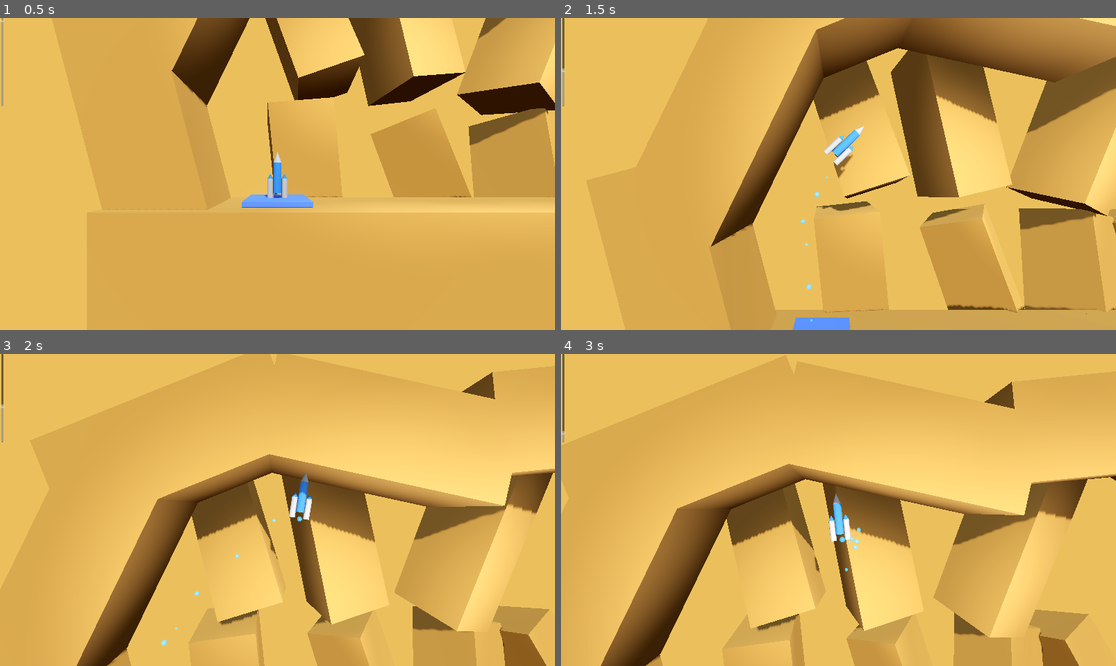
Above: before the commit, frames 1-4 (two rows, left to right).
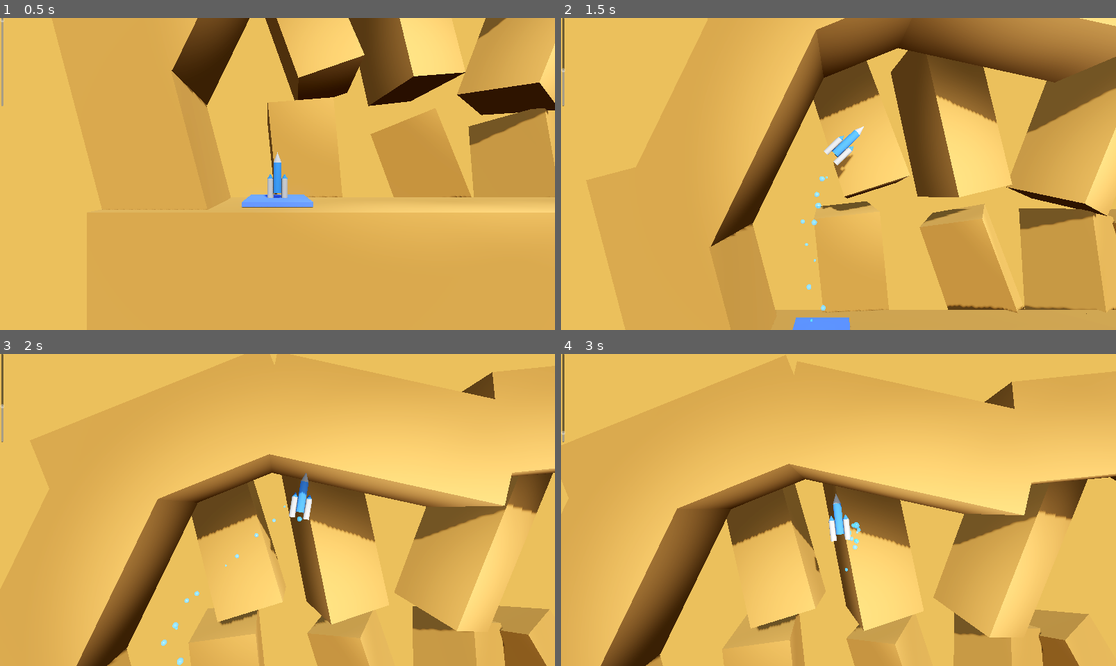
Above: after the commit, the same moments.

Repository: OutwardLightStudio/nexus
Game: Godot game, scene res://levels/level.tscn
Two runs of this game, one before a commit and one after it. Both use one fixed random seed, a clock stepped at 60 frames per second and the inputs below.
Inputs:
- Up to frame 1 (0.5 s): no input
- Up to frame 2 (1.5 s): hold D (rotate_right) 0.53-1.28 s; tap E (boost) at 0.6, 1.35 s; hold A (rotate_left) from 1.28 s (still down)
- Up to frame 3 (2 s): keep holding A (rotate_left)
- Up to frame 4 (3 s): release A (rotate_left) at 2.03 s; hold D (rotate_right) 2.03-2.78 s; tap E (boost) at 2.1, 2.85 s; hold Space (thrust) from 2.78 s (still down)

Frame 1 is identical in both runs. In frame 2, less than 0.1% of the frame differs, in the area x 45-48%, y 50-94%; in frame 3, less than 0.1%, in the area x 31-52%, y 48-100%; in frame 4, less than 0.1%.

Commit message:
Consolidate effects

Diff:
--- a/scenes/player/effects_controller.gd
+++ b/scenes/player/effects_controller.gd
@@ -2,10 +2,15 @@
 class_name EffectsController
 
 @onready var parent: RocketController = get_parent() as RocketController
+
+# Main particle systems
 @onready var explosion_particles: GPUParticles3D = $ExplosionBubbles
 @onready var success_particles: GPUParticles3D = $SuccessBubbles
-@onready var booster_particles: GPUParticles3D = parent.booster_particles
+@onready var main_booster_particles: GPUParticles3D = $BoosterBubblesCenter
+@onready var left_booster_particles: GPUParticles3D = $BoosterBubblesLeft
+@onready var right_booster_particles: GPUParticles3D = $BoosterBubblesRight
 
+# Audio systems
 @onready var explosion_sound: AudioStreamPlayer3D = $ExplosionAudio
 @onready var success_sound: AudioStreamPlayer3D = $SuccessAudio
 @onready var bubbles_sound: AudioStreamPlayer3D = $BubblesAudio
@@ -15,18 +20,21 @@
 	connect_signals()
 
 func connect_signals():
-		if parent:
-			parent.crashed.connect(_on_crashed)
-			parent.crash_ended.connect(_on_crash_ended)
-			parent.level_finished.connect(_on_level_finished)
-			parent.landing_state_changed.connect(_on_landing_state_changed)
+	if parent:
+		parent.crashed.connect(_on_crashed)
+		parent.crash_ended.connect(_on_crash_ended)
+		parent.level_finished.connect(_on_level_finished)
+		parent.landing_state_changed.connect(_on_landing_state_changed)
+		parent.movement.boost_activated.connect(_on_boost_activated)
 
+# Crash effects
 func _on_crashed():
 	play_explosion()
 
 func _on_crash_ended():
 	stop_explosion_effects()
 
+# Success effects
 func _on_level_finished():
 	play_success_particles()
 	play_success_sound()
@@ -35,9 +43,19 @@
 	if not on_pad:
 		stop_success_effects()
 
-func _on_boost_requested():
+# Movement effects
+func _on_boost_activated():
 	play_boost_effects()
 
+func update_thrust_effects(is_thrusting: bool):
+	main_booster_particles.emitting = is_thrusting
+	bubbles_sound.playing = is_thrusting
+
+func update_rotation_effects(rotation_direction: float):
+	left_booster_particles.emitting = rotation_direction < 0
+	right_booster_particles.emitting = rotation_direction > 0
+
+# Effect control methods
 func play_explosion():
 	explosion_particles.emitting = true
 	explosion_sound.play()
@@ -55,5 +73,5 @@
 	success_particles.emitting = false
 
 func play_boost_effects():
-	booster_particles.emitting = true
+	main_booster_particles.emitting = true
 	bubbles_sound.play()
--- a/scenes/player/movement_controller.gd
+++ b/scenes/player/movement_controller.gd
@@ -4,8 +4,6 @@
 signal boost_activated
 
 @onready var parent: RocketController = get_parent() as RocketController
-@onready var left_booster: GPUParticles3D = $BoosterBubblesLeft
-@onready var right_booster: GPUParticles3D = $BoosterBubblesRight
 
 # Boost-related state
 var boost_timer: float = 0.0
@@ -30,9 +28,11 @@
 
 # Primary movement processing methods
 func process_thrust(delta: float) -> void:
-	# Only allow regular thrust when not boosting
 	if not is_boost_active:
-		parent.is_thrusting = Input.is_action_pressed("thrust") and parent.current_fuel > 0.0
+		var should_thrust = Input.is_action_pressed("thrust") and parent.current_fuel > 0.0
+		if parent.is_thrusting != should_thrust:
+			parent.is_thrusting = should_thrust
+			parent.effects.update_thrust_effects(should_thrust)
 
 		if parent.is_thrusting:
 			apply_thrust_force(delta)
@@ -52,7 +52,7 @@
 	if rotation_direction != 0:
 		apply_rotation(rotation_direction, delta)
 
-	update_rotation_visuals(rotation_direction)
+	parent.effects.update_rotation_effects(rotation_direction)
 
 # Thrust-related methods
 func apply_thrust_force(delta: float) -> void:
@@ -111,9 +111,6 @@
 	var torque_amount = parent.torque * delta * rotation_direction
 	parent.apply_torque(Vector3(0, 0, torque_amount))
 
-func update_rotation_visuals(rotation_direction: float) -> void:
-	left_booster.emitting = rotation_direction < 0
-	right_booster.emitting = rotation_direction > 0
 
 # Shared physics helper methods
 func calculate_dampened_force(base_force: float, max_speed: float, current_speed: float) -> float:
--- a/scenes/player/player.tscn
+++ b/scenes/player/player.tscn
@@ -13,6 +13,101 @@
 [ext_resource type="Material" uid="uid://yq2ywrvw8k7y" path="res://materials/ship_blue.tres" id="8_5sakl"]
 [ext_resource type="PackedScene" uid="uid://bds3pc6arkgvv" path="res://scenes/fuel_slider.tscn" id="8_o0vq7"]
 [ext_resource type="Script" path="res://scenes/player/effects_controller.gd" id="11_smcew"]
+
+[sub_resource type="CylinderMesh" id="CylinderMesh_6iyt0"]
+
+[sub_resource type="CylinderShape3D" id="CylinderShape3D_sg736"]
+height = 1.2
+
+[sub_resource type="CylinderShape3D" id="CylinderShape3D_bc2uk"]
+height = 0.71
+radius = 0.21
+
+[sub_resource type="SphereShape3D" id="SphereShape3D_i81y8"]
+radius = 0.21
+
+[sub_resource type="CylinderMesh" id="CylinderMesh_60h71"]
+material = ExtResource("8_5sakl")
+top_radius = 0.2
+bottom_radius = 0.2
+height = 1.5
+
+[sub_resource type="CylinderMesh" id="CylinderMesh_w3dbl"]
+top_radius = 0.0
+bottom_radius = 0.2
+height = 0.5
+
+[sub_resource type="CylinderMesh" id="CylinderMesh_yb2x7"]
+top_radius = 0.15
+bottom_radius = 0.15
+height = 1.0
+
+[sub_resource type="CylinderMesh" id="CylinderMesh_ak0p8"]
+material = ExtResource("8_5sakl")
+top_radius = 0.0
+bottom_radius = 0.15
+height = 0.25
+
+[sub_resource type="ParticleProcessMaterial" id="ParticleProcessMaterial_2kl54"]
+emission_shape = 1
+emission_sphere_radius = 0.5
+angle_min = 1.07288e-05
+angle_max = 353.1
+spread = 180.0
+initial_velocity_min = 5.0
+initial_velocity_max = 8.0
+angular_velocity_min = -90.0
+angular_velocity_max = 90.0
+gravity = Vector3(0, -0.5, 0)
+scale_min = 0.3
+scale_max = 1.2
+turbulence_enabled = true
+turbulence_noise_strength = 0.5
+turbulence_noise_scale = 2.0
+collision_mode = 1
+collision_friction = 0.3
+collision_bounce = 0.5
+
+[sub_resource type="SphereMesh" id="SphereMesh_ng0vx"]
+material = ExtResource("4_g7o3v")
+
+[sub_resource type="Gradient" id="Gradient_veyk7"]
+offsets = PackedFloat32Array(0.00414938, 0.060166, 0.948133, 0.987552)
+colors = PackedColorArray(0.3, 0.3, 1, 0, 1, 0.136807, 0.812017, 1, 0.887708, 0.862048, 0, 1, 0.3, 0.5, 1, 0)
+
+[sub_resource type="GradientTexture1D" id="GradientTexture1D_fvel2"]
+gradient = SubResource("Gradient_veyk7")
+
+[sub_resource type="Curve" id="Curve_t8owi"]
+_data = [Vector2(0, 0), 0.0, 0.0, 0, 0, Vector2(0.314815, 1), -0.0754285, -0.0754285, 0, 0, Vector2(0.842593, 0.973569), -0.150962, -0.150962, 0, 0, Vector2(1, 0.0179856), -5.90124, 0.0, 0, 0]
+point_count = 4
+
+[sub_resource type="CurveTexture" id="CurveTexture_hkuig"]
+curve = SubResource("Curve_t8owi")
+
+[sub_resource type="ParticleProcessMaterial" id="ParticleProcessMaterial_vrcvt"]
+lifetime_randomness = 0.33
+emission_shape = 1
+emission_sphere_radius = 0.5
+direction = Vector3(0, 1, 0)
+initial_velocity_min = 2.0
+initial_velocity_max = 3.0
+gravity = Vector3(0, -0.5, 0)
+scale_curve = SubResource("CurveTexture_hkuig")
+color_ramp = SubResource("GradientTexture1D_fvel2")
+collision_mode = 1
+collision_friction = 0.0
+collision_bounce = 0.0
+
+[sub_resource type="StandardMaterial3D" id="StandardMaterial3D_82jvj"]
+transparency = 1
+vertex_color_use_as_albedo = true
+albedo_color = Color(1, 1, 1, 0.7)
+
+[sub_resource type="SphereMesh" id="SphereMesh_ifw7w"]
+material = SubResource("StandardMaterial3D_82jvj")
+radius = 0.4
+height = 0.8
 
 [sub_resource type="ParticleProcessMaterial" id="ParticleProcessMaterial_is62b"]
 lifetime_randomness = 0.2
@@ -39,102 +134,7 @@
 [sub_resource type="SphereMesh" id="SphereMesh_kkyn6"]
 material = ExtResource("4_g7o3v")
 
-[sub_resource type="CylinderMesh" id="CylinderMesh_6iyt0"]
-
-[sub_resource type="CylinderShape3D" id="CylinderShape3D_sg736"]
-height = 1.2
-
-[sub_resource type="CylinderShape3D" id="CylinderShape3D_bc2uk"]
-height = 0.71
-radius = 0.21
-
-[sub_resource type="SphereShape3D" id="SphereShape3D_i81y8"]
-radius = 0.21
-
-[sub_resource type="CylinderMesh" id="CylinderMesh_60h71"]
-material = ExtResource("8_5sakl")
-top_radius = 0.2
-bottom_radius = 0.2
-height = 1.5
-
-[sub_resource type="CylinderMesh" id="CylinderMesh_w3dbl"]
-top_radius = 0.0
-bottom_radius = 0.2
-height = 0.5
-
-[sub_resource type="CylinderMesh" id="CylinderMesh_yb2x7"]
-top_radius = 0.15
-bottom_radius = 0.15
-height = 1.0
-
-[sub_resource type="CylinderMesh" id="CylinderMesh_ak0p8"]
-material = ExtResource("8_5sakl")
-top_radius = 0.0
-bottom_radius = 0.15
-height = 0.25
-
-[sub_resource type="ParticleProcessMaterial" id="ParticleProcessMaterial_2kl54"]
-emission_shape = 1
-emission_sphere_radius = 0.5
-angle_min = 1.07288e-05
-angle_max = 353.1
-spread = 180.0
-initial_velocity_min = 5.0
-initial_velocity_max = 8.0
-angular_velocity_min = -90.0
-angular_velocity_max = 90.0
-gravity = Vector3(0, -0.5, 0)
-scale_min = 0.3
-scale_max = 1.2
-turbulence_enabled = true
-turbulence_noise_strength = 0.5
-turbulence_noise_scale = 2.0
-collision_mode = 1
-collision_friction = 0.3
-collision_bounce = 0.5
-
-[sub_resource type="SphereMesh" id="SphereMesh_ng0vx"]
-material = ExtResource("4_g7o3v")
-
-[sub_resource type="Gradient" id="Gradient_veyk7"]
-offsets = PackedFloat32Array(0.00414938, 0.060166, 0.948133, 0.987552)
-colors = PackedColorArray(0.3, 0.3, 1, 0, 1, 0.136807, 0.812017, 1, 0.887708, 0.862048, 0, 1, 0.3, 0.5, 1, 0)
-
-[sub_resource type="GradientTexture1D" id="GradientTexture1D_fvel2"]
-gradient = SubResource("Gradient_veyk7")
-
-[sub_resource type="Curve" id="Curve_t8owi"]
-_data = [Vector2(0, 0), 0.0, 0.0, 0, 0, Vector2(0.314815, 1), -0.0754285, -0.0754285, 0, 0, Vector2(0.842593, 0.973569), -0.150962, -0.150962, 0, 0, Vector2(1, 0.0179856), -5.90124, 0.0, 0, 0]
-point_count = 4
-
-[sub_resource type="CurveTexture" id="CurveTexture_hkuig"]
-curve = SubResource("Curve_t8owi")
-
-[sub_resource type="ParticleProcessMaterial" id="ParticleProcessMaterial_vrcvt"]
-lifetime_randomness = 0.33
-emission_shape = 1
-emission_sphere_radius = 0.5
-direction = Vector3(0, 1, 0)
-initial_velocity_min = 2.0
-initial_velocity_max = 3.0
-gravity = Vector3(0, -0.5, 0)
-scale_curve = SubResource("CurveTexture_hkuig")
-color_ramp = SubResource("GradientTexture1D_fvel2")
-collision_mode = 1
-collision_friction = 0.0
-collision_bounce = 0.0
-
-[sub_resource type="StandardMaterial3D" id="StandardMaterial3D_82jvj"]
-transparency = 1
-vertex_color_use_as_albedo = true
-albedo_color = Color(1, 1, 1, 0.7)
-
-[sub_resource type="SphereMesh" id="SphereMesh_ifw7w"]
-material = SubResource("StandardMaterial3D_82jvj")
-radius = 0.4
-height = 0.8
-
-[node name="Player" type="RigidBody3D" node_paths=PackedStringArray("explosion_particles", "success_particles", "booster_particles", "explosion_sound", "success_sound", "bubbles_sound")]
+[node name="Player" type="RigidBody3D"]
 axis_lock_linear_z = true
 axis_lock_angular_x = true
 axis_lock_angular_y = true
@@ -144,33 +144,9 @@
 angular_damp = 3.0
 script = ExtResource("1_scd23")
 critical_tipping_angle = 53.156
-explosion_particles = NodePath("Effects/ExplosionBubbles")
-success_particles = NodePath("Effects/SuccessBubbles")
-booster_particles = NodePath("Movement/BoosterBubblesCenter")
-explosion_sound = NodePath("Effects/ExplosionAudio")
-success_sound = NodePath("Effects/SuccessAudio")
-bubbles_sound = NodePath("Effects/BubblesAudio")
 
 [node name="Movement" type="Node3D" parent="."]
 script = ExtResource("2_m6058")
-
-[node name="BoosterBubblesRight" type="GPUParticles3D" parent="Movement"]
-transform = Transform3D(1, 0, 0, 0, 1, 0, 0, 0, 1, 0.39967, -1.3866, 0)
-emitting = false
-process_material = SubResource("ParticleProcessMaterial_is62b")
-draw_pass_1 = SubResource("SphereMesh_kkyn6")
-
-[node name="BoosterBubblesCenter" type="GPUParticles3D" parent="Movement"]
-transform = Transform3D(1, 0, 0, 0, 1, 0, 0, 0, 1, 0, -1.08897, 0)
-emitting = false
-process_material = SubResource("ParticleProcessMaterial_is62b")
-draw_pass_1 = SubResource("SphereMesh_kkyn6")
-
-[node name="BoosterBubblesLeft" type="GPUParticles3D" parent="Movement"]
-transform = Transform3D(1, 0, 0, 0, 1, 0, 0, 0, 1, -0.356287, -1.38724, 0)
-emitting = false
-process_material = SubResource("ParticleProcessMaterial_is62b")
-draw_pass_1 = SubResource("SphereMesh_kkyn6")
 
 [node name="Fuel" type="Node3D" parent="."]
 script = ExtResource("4_qtt7p")
@@ -267,4 +243,22 @@
 stream = ExtResource("2_mso6s")
 volume_db = 5.162
 
+[node name="BoosterBubblesLeft" type="GPUParticles3D" parent="Effects"]
+transform = Transform3D(1, 0, 0, 0, 1, 0, 0, 0, 1, -0.356287, -1.38724, 0)
+emitting = false
+process_material = SubResource("ParticleProcessMaterial_is62b")
+draw_pass_1 = SubResource("SphereMesh_kkyn6")
+
+[node name="BoosterBubblesCenter" type="GPUParticles3D" parent="Effects"]
+transform = Transform3D(1, 0, 0, 0, 1, 0, 0, 0, 1, 0, -1.08897, 0)
+emitting = false
+process_material = SubResource("ParticleProcessMaterial_is62b")
+draw_pass_1 = SubResource("SphereMesh_kkyn6")
+
+[node name="BoosterBubblesRight" type="GPUParticles3D" parent="Effects"]
+transform = Transform3D(1, 0, 0, 0, 1, 0, 0, 0, 1, 0.39967, -1.3866, 0)
+emitting = false
+process_material = SubResource("ParticleProcessMaterial_is62b")
+draw_pass_1 = SubResource("SphereMesh_kkyn6")
+
 [connection signal="body_entered" from="." to="." method="_on_body_entered"]
--- a/scenes/player/rocket_controller.gd
+++ b/scenes/player/rocket_controller.gd
@@ -27,16 +27,6 @@
 @export var tipping_torque_multiplier: float = 0.3
 @export var base_stability: float = 150.0
 
-@export_group("Particles")
-@export var explosion_particles: GPUParticles3D
-@export var success_particles: GPUParticles3D
-@export var booster_particles: GPUParticles3D
-
-@export_group("Audio")
-@export var explosion_sound: AudioStreamPlayer3D
-@export var success_sound: AudioStreamPlayer3D
-@export var bubbles_sound: AudioStreamPlayer3D
-
 @export_group("Fuel")
 @export var max_fuel: float = 100
 @export var fuel_decrease: float = 10
@@ -49,8 +39,6 @@
 	set(value):
 		if is_thrusting != value:
 			is_thrusting = value
-			booster_particles.emitting = value
-			bubbles_sound.playing = value
 
 var current_fuel: float = max_fuel
 var boosting: bool = false
